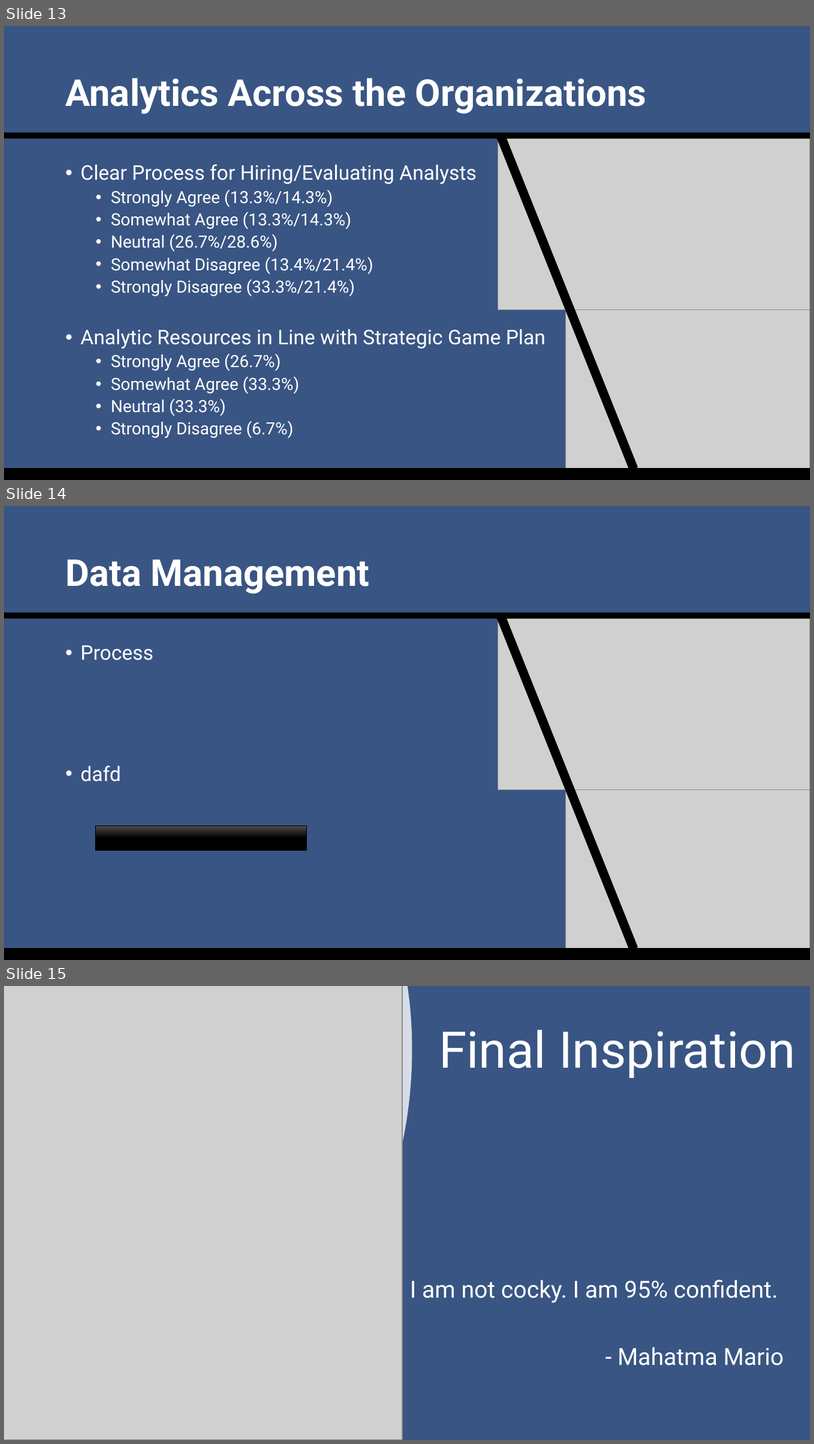
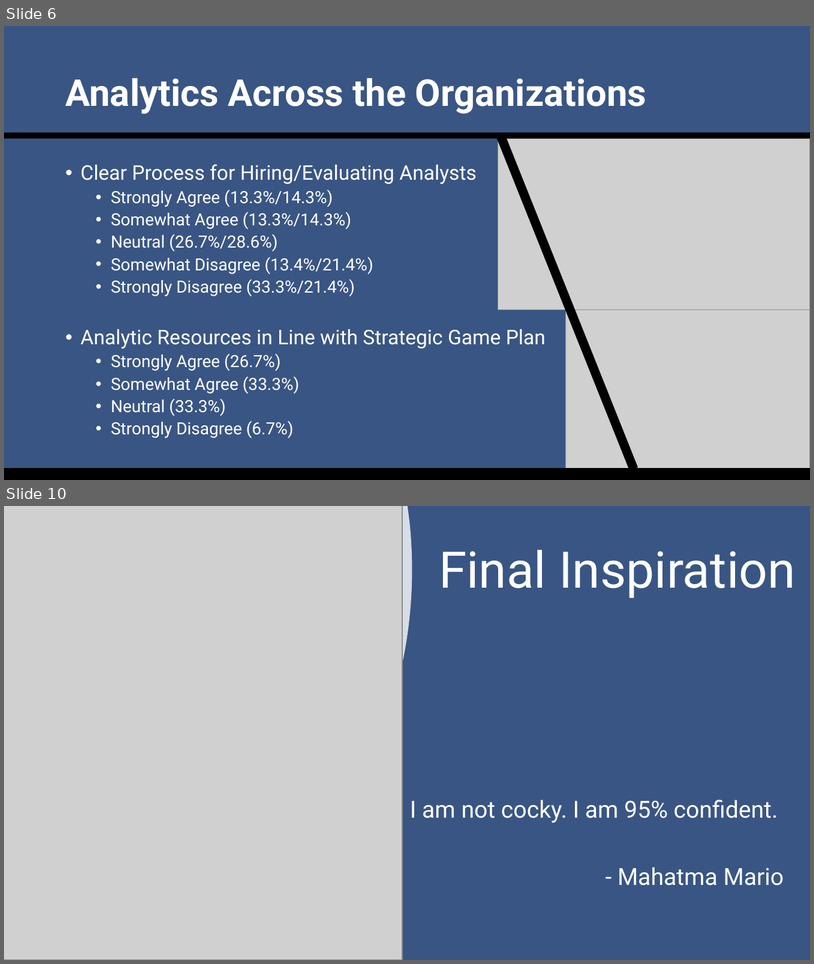
Before and after one commit to SuperMarioGiacomazzo/STOR390_WEBSITE, a slide deck: Slides/Sports Analytics 3/Sports_Analytics_3_Lecture.pptx. Shown one above the other, each under a label of ours: slides 13, 14 and 15 before the commit, slides 6 and 10 after it; the slides between them are not shown. The pictures are 814x1444 and 814x964 pixels, drawn with LibreOffice and Linux fonts; fonts in the diff are those of the drawing; grey boxes stand for pictures. Boxes give left, top, right and bottom in pixels: in the first picture for what was removed or moved away, otherwise in the second. Text is boxed around its words. In the diff, an @@ line names an element or a change of style, - is before the commit and + after.

```diff
--- a/Slides/Sports Analytics 3/Sports_Analytics_3_Lecture.pptx
+++ b/Slides/Sports Analytics 3/Sports_Analytics_3_Lecture.pptx
@@ slide 14 removed at (4, 506, 810, 960), background #395583 @@
@@ title removed at (65, 559, 370, 594) @@
-Data Management
@@ rectangle removed at (4, 612, 810, 619) @@
@@ rectangle removed at (496, 612, 638, 951) @@
@@ picture removed at (498, 619, 810, 790) @@
@@ text removed at (81, 645, 153, 781) @@
-• Process
-• dafd
@@ picture removed at (566, 789, 810, 960) @@
@@ rectangle removed at (95, 826, 306, 850) @@
@@ rectangle removed at (4, 948, 810, 960) @@
@@ what was slide 13 is now slide 6 @@
@@ what was slide 15 is now slide 10 @@
```
Also in this commit, not shown: 1 slide changed, 2 slides added, 6 other slides removed, 3 other files.
